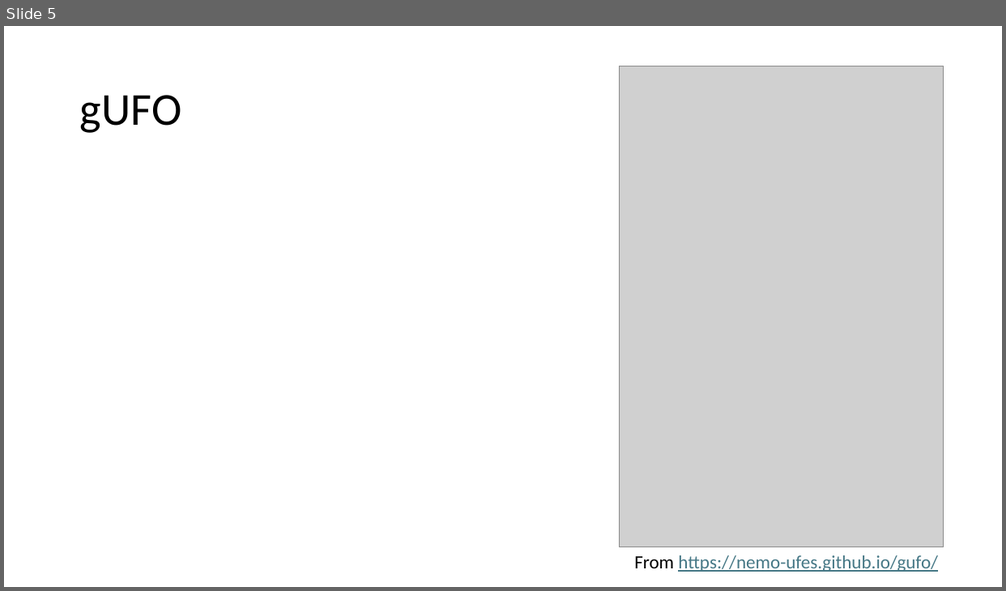
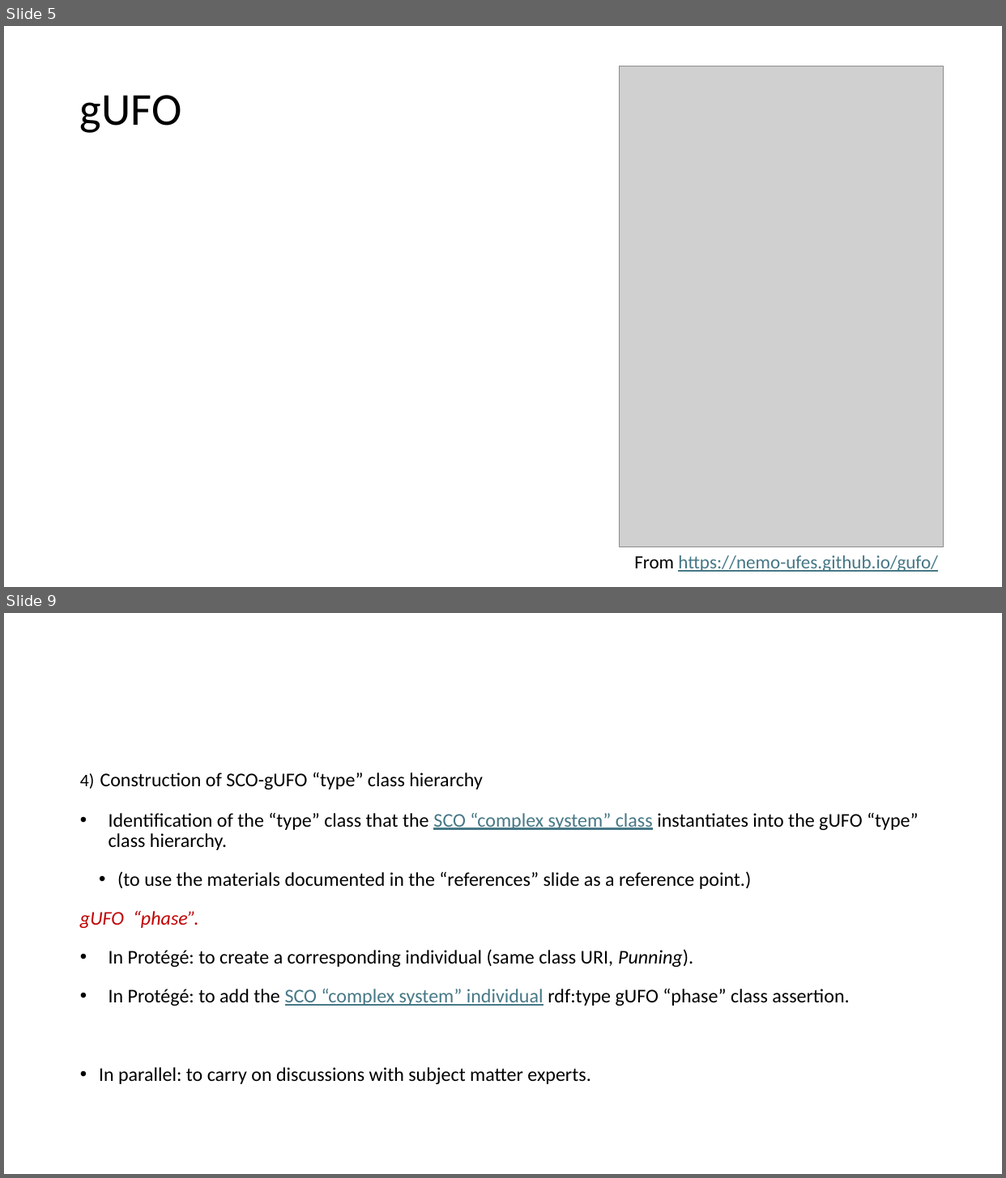
Before and after one commit to gioUbbiali/Sustainability-Core-Ontology, a slide deck: SCO/working materials/Slide deck - SCO-UFO aligment.pptx. Shown one above the other, each under a label of ours: slide 5 before the commit, slides 5 and 9 after it; the slides between them are not shown. The pictures are 1006x591 and 1006x1178 pixels, drawn with LibreOffice and Linux fonts; fonts in the diff are those of the drawing; grey boxes stand for pictures. Boxes give left, top, right and bottom in pixels: in the first picture for what was removed or moved away, otherwise in the second. Text is boxed around its words. In the diff, an @@ line names an element or a change of style, - is before the commit and + after.

```diff
--- a/SCO/working materials/Slide deck - SCO-UFO aligment.pptx
+++ b/SCO/working materials/Slide deck - SCO-UFO aligment.pptx
@@ slide 9 added at [4,613,1002,1174], background #FFFFFF @@
@@ text added at [80,773,918,1084], 18.7 pt, text #000000 @@
+4) Construction of SCO-gUFO “type” class hierarchy
+• Identification of the “type” class that the SCO “complex system” class instantiates into the gUFO “type” class hierarchy.
+• (to use the materials documented in the “references” slide as a reference point.)
+gUFO “phase”.
+• In Protégé: to create a corresponding individual (same class URI, Punning).
+• In Protégé: to add the SCO “complex system” individual rdf:type gUFO “phase” class assertion.
+• In parallel: to carry on discussions with subject matter experts.
```
Also in this commit, not shown: 2 slides changed, 5 other slides added, 2 slides removed, 1 other file.
